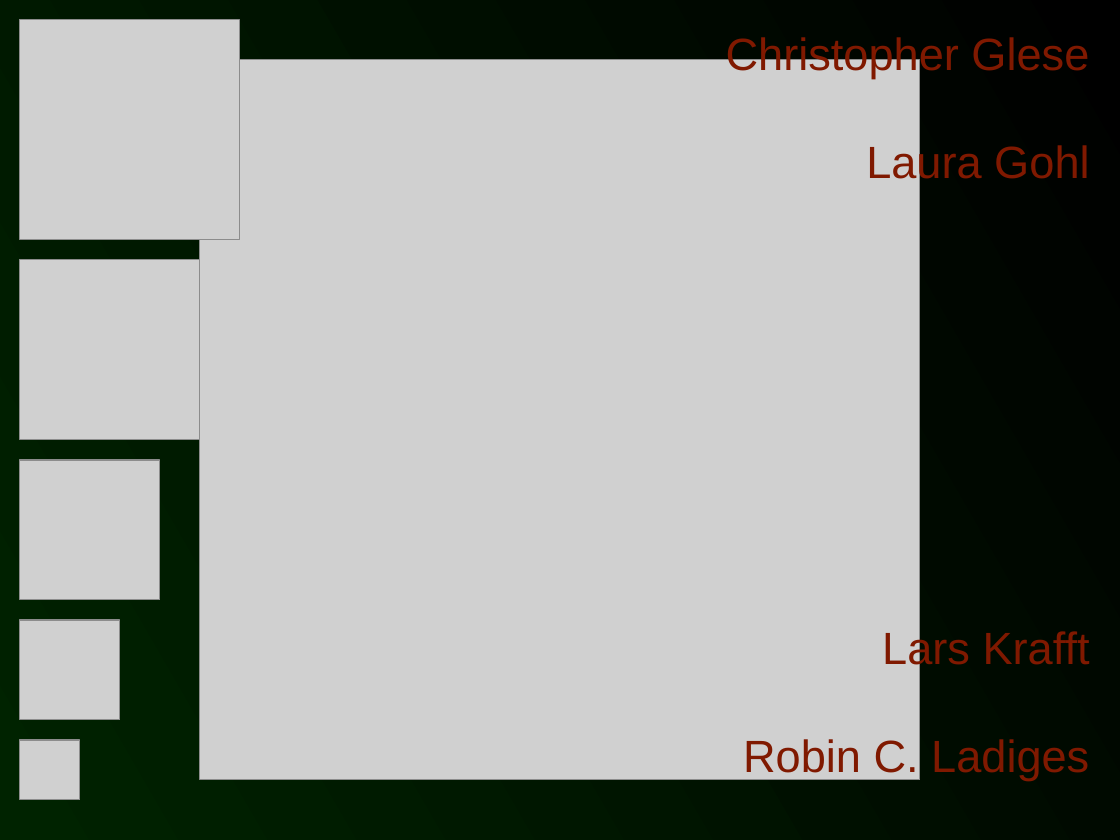
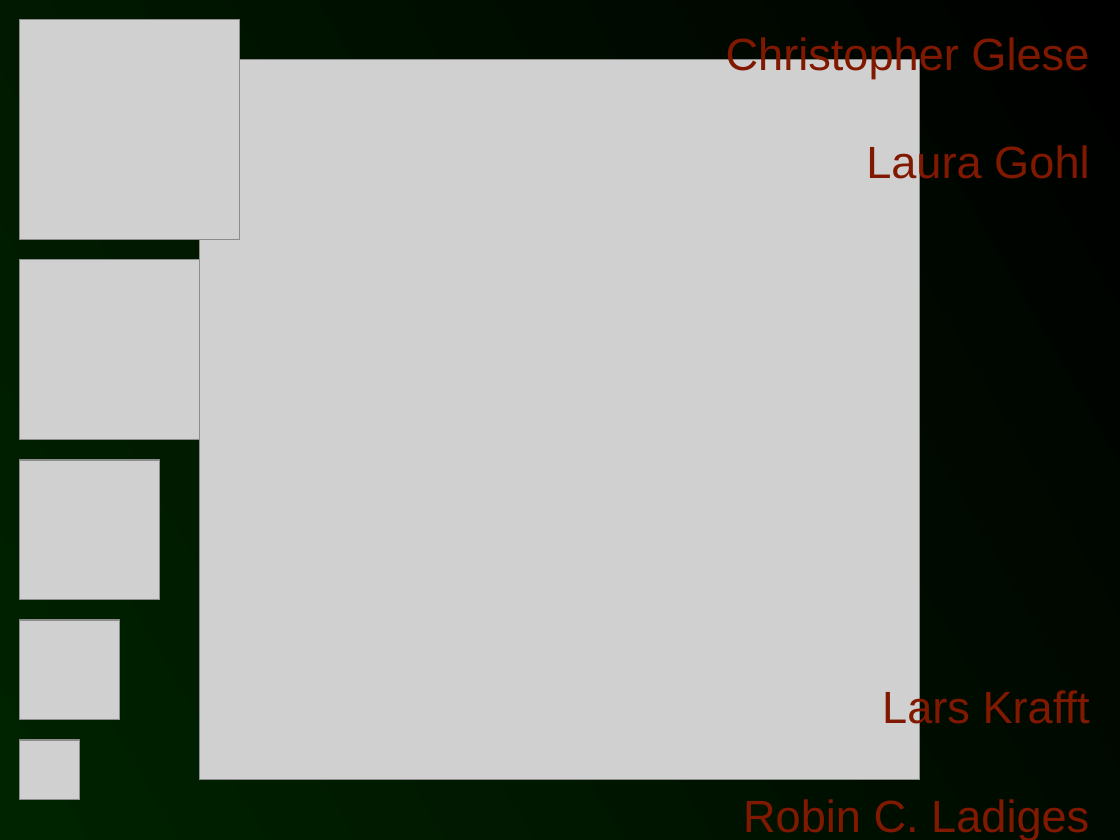
Before and after one commit to Istador/Death-Star-PD, a slide deck: slide 1 of Dokumentation/Abschlusspraesentation/Abschlusspraesentation.odp. Drawn at 1120x840 pixels with LibreOffice and Linux fonts; fonts in the diff are those of the drawing; grey boxes stand for pictures. Boxes give left, top, right and bottom in pixels: in the first picture for what was removed or moved away, otherwise in the second. Text is boxed around its words. In the diff, an @@ line names an element or a change of style, - is before the commit and + after.

```diff
--- a/Dokumentation/Abschlusspraesentation/Abschlusspraesentation.odp
+++ b/Dokumentation/Abschlusspraesentation/Abschlusspraesentation.odp
@@ text "Lars Krafft": place and size @@
-text "Lars Krafft" at box(743, 629, 1090, 781)
+text "Lars Krafft" at box(743, 688, 1090, 840)
```
Also in this commit, not shown: 3 slides added, 2 slides removed, 1 other file.
